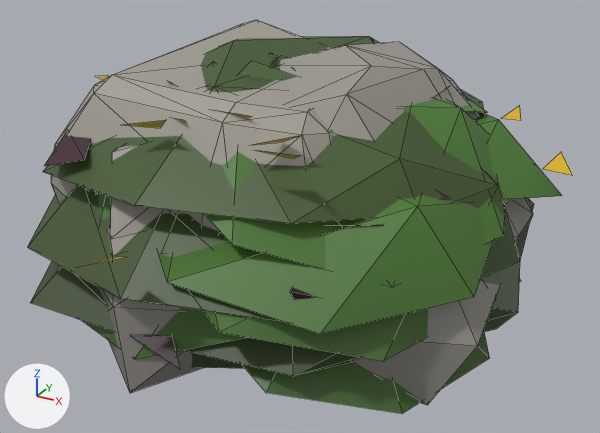
Renders of the glTF model public/look/scatter.glb from each side of a commit.
One viewpoint serves both versions: a camera (50 mm lens) standing at (1.56, -2.75, 1.68) and looking at (0.09, -0.08, 0.34). Every picture has the same lights, and +X, +Y and +Z are marked at lower left. The first picture is the older version. Mesh edges are drawn as thin lines.

Objects in the first picture: 'boulder', 'bramble', 'gorse', 'round', 'slab'.
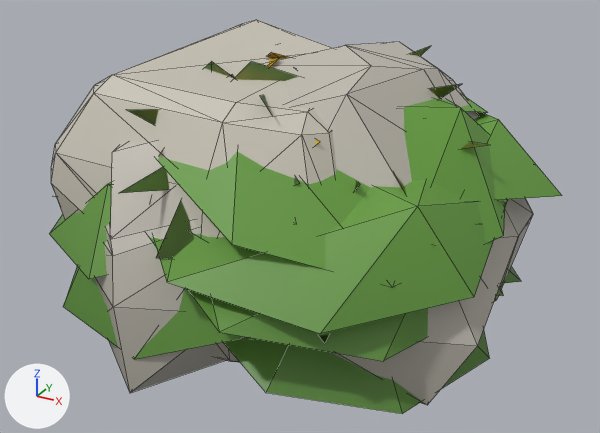
The change, as a diff of the scene's bpy script:
```diff
--- a/public/look/scatter.glb.py
+++ b/public/look/scatter.glb.py
@@ me_boulder @@
 me_boulder.from_pydata(...)  # 63 vertices, 122 faces; spans x -0.85..0.69, y -0.78..0.62, z 0.0..1.0
+# me_boulder part 1: 64 faces centred in x -0.81..0.67, y -0.78..0.61, z 0.0..0.42 are repainted in the vertex colours; the middle colour goes from grey #8e8a81 to grey #b5b0a4
+# me_boulder part 2: 58 faces centred in x -0.79..0.54, y -0.74..0.59, z 0.42..0.97 are repainted in the vertex colours; the middle colour goes from grey #a29e94 to light grey #cac5b7
 me_boulder.materials.append(mat_defaultmaterial)
@@ me_slab @@
 me_slab.from_pydata(...)  # 57 vertices, 110 faces; spans x -0.95..0.96, y -0.97..0.83, z 0.0..1.0
+# me_slab part 3: 65 faces centred in x -0.87..0.89, y -0.89..0.81, z 0.0..0.53 are repainted in the vertex colours; the middle colour goes from grey #8c8881 to grey #b1ada3
+# me_slab part 4: 45 faces centred in x -0.7..0.73, y -0.65..0.68, z 0.53..0.97 are repainted in the vertex colours; the middle colour goes from grey #9c9890 to light grey #c2bdb2
 me_slab.materials.append(mat_defaultmaterial_001)
@@ me_gorse @@
-me_gorse.from_pydata(...)  # 291 vertices, 133 faces; spans x -0.82..1.07, y -1.12..1.03, z 0.0..0.98
+me_gorse.from_pydata(...)  # 280 vertices, 130 faces; spans x -0.97..0.86, y -0.87..0.93, z 0.0..0.98
+# me_gorse part 5: the loose piece of 4 vertices spanning x -0.54..0.35, y -0.59..-0.18, z 0.49..0.95 is rebuilt with 4 vertices and now spans x -0.56..0.38, y -0.62..-0.18, z 0.49..0.95
+# me_gorse part 6: the loose piece of 4 vertices spanning x -0.46..0.4, y 0.02..0.55, z 0.58..0.96 is rebuilt with 4 vertices and now spans x -0.47..0.42, y 0.03..0.59, z 0.58..0.96
+# me_gorse part 7: the loose piece of 4 vertices spanning x -0.55..-0.03, y -0.5..0.29, z 0.58..0.96 is rebuilt with 4 vertices and now spans x -0.57..-0.03, y -0.51..0.31, z 0.58..0.96
+# me_gorse part 8: the loose piece of 4 vertices spanning x -0.05..0.42, y -0.83..-0.11, z 0.35..0.76 is rebuilt with 4 vertices and now spans x -0.05..0.45, y -0.86..-0.11, z 0.35..0.76
+# me_gorse part 9: 35 loose pieces with 116 vertices, spanning x -0.82..1.07, y -1.12..1.03, z 0.0..0.96, are deleted
+# me_gorse part 10: 11 vertices removed from x -0.57..0.76, y -0.58..0.13, z 0.37..0.82; 116 vertices added at x -0.97..0.86, y -0.87..0.93, z 0.0..0.97
+# other edits to the shape of me_gorse do not show in these pictures
 me_gorse.materials.append(mat_defaultmaterial_002)
@@ me_round @@
 me_round.from_pydata(...)  # 131 vertices, 120 faces; spans x -0.96..1.03, y -0.95..1.03, z 0.0..0.9
+# me_round part 11: 120 faces centred in x -0.8..0.86, y -0.82..0.9, z 0.03..0.89 are repainted in the vertex colours; the middle colour goes from dark green #47722a to green #60943b
 me_round.materials.append(mat_defaultmaterial_003)
@@ me_bramble @@
-me_bramble.from_pydata(...)  # 98 vertices, 152 faces; spans x -1.06..0.99, y -0.98..1.03, z 0.0..1.0
+me_bramble.from_pydata(...)  # 280 vertices, 130 faces; spans x -0.97..0.86, y -0.87..0.93, z 0.0..0.98
+# me_bramble part 12: 9 loose pieces with 36 vertices, spanning x -0.81..0.8, y -0.94..0.64, z 0.14..0.93, are deleted
+# me_bramble part 13: 62 vertices removed from x -1.06..0.99, y -0.98..1.03, z 0.0..1.0; 280 vertices added at x -0.97..0.86, y -0.87..0.93, z 0.0..0.98
 me_bramble.materials.append(mat_defaultmaterial_004)
```

Location of each change, (x1, y1, x2, y2) in pixels of the pictures (600 x 433 px):
'bramble', reshaped (not visible afterwards): before (27, 36, 534, 376)
'gorse', reshaped (mostly hidden): before (80, 53, 573, 267); after (53, 46, 488, 343)
part 1 of me_boulder, recoloured: before (52, 185, 93, 203); after (52, 159, 250, 362)
part 2 of me_boulder, recoloured (grey to light grey): (51, 20, 333, 232) in both
part 3 of me_slab, recoloured: (98, 198, 533, 405) in both
part 4 of me_slab, recoloured (grey to light grey): (109, 42, 479, 239) in both
part 5 of me_gorse, rebuilt (not visible before): after (205, 61, 320, 145)
part 6 of me_gorse, rebuilt (not visible before): after (266, 53, 289, 59)
part 7 of me_gorse, rebuilt (mostly hidden): before (270, 58, 278, 66); after (268, 58, 279, 67)
part 8 of me_gorse, rebuilt (not visible before): after (156, 201, 194, 259)
part 9 of me_gorse, deleted (mostly hidden): before (80, 75, 573, 267)
part 10 of me_gorse, built on: before (240, 61, 297, 81); after (53, 46, 488, 343)
part 11 of me_round, recoloured (dark green to green): before (82, 96, 562, 414); after (50, 96, 562, 414)
part 12 of me_bramble, deleted (mostly hidden): before (44, 132, 450, 369)
part 13 of me_bramble, cut back (green): before (27, 36, 534, 376)
